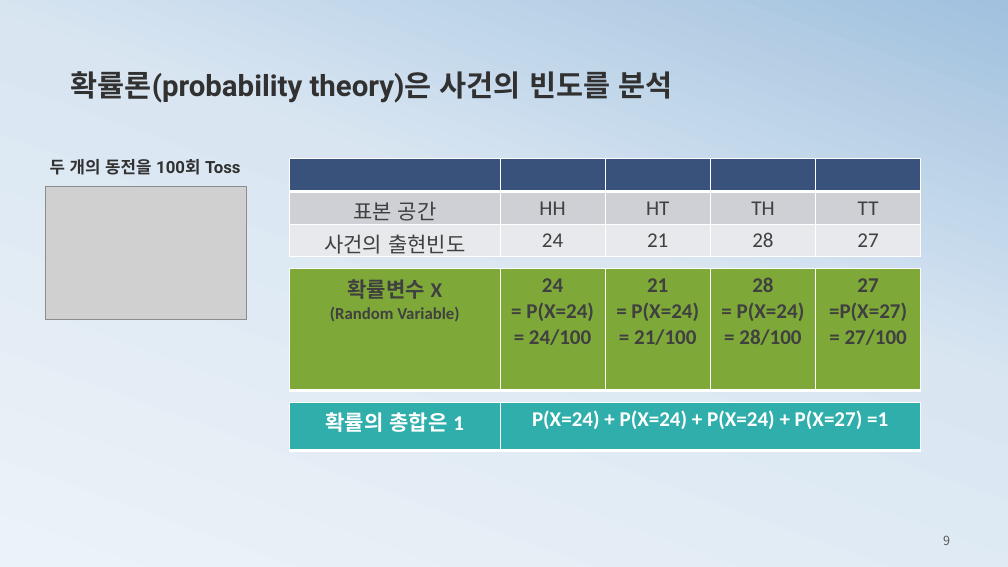
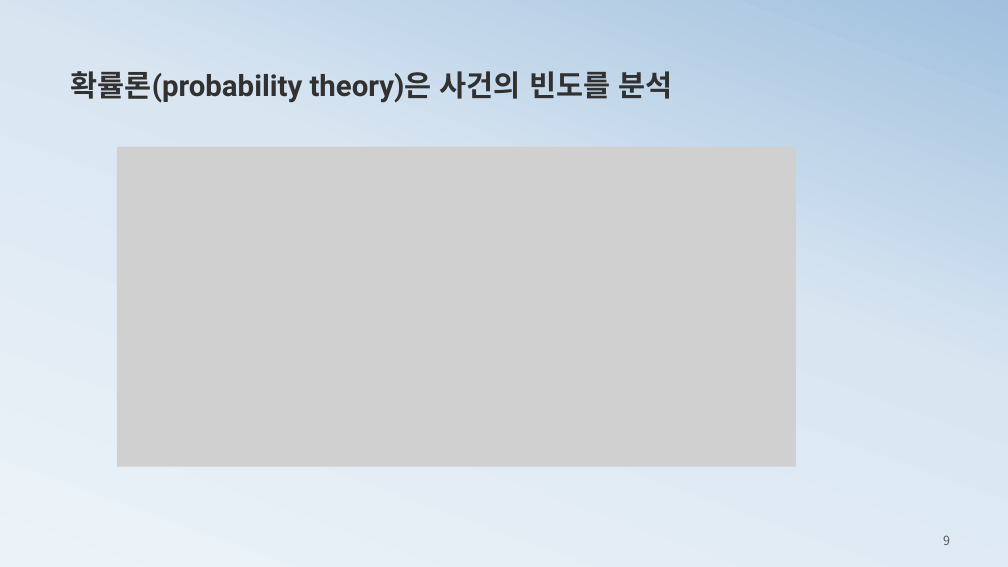
Before and after one commit to ancestor9/mathematics-for-machine-learning, a slide deck: slide 9 of 3_probability theory for machine learning.pptx. Drawn at 1008x567 pixels with LibreOffice and Linux fonts; fonts in the diff are those of the drawing; grey boxes stand for pictures. Boxes give left, top, right and bottom in pixels: in the first picture for what was removed or moved away, otherwise in the second. Text is boxed around its words. In the diff, an @@ line names an element or a change of style, - is before the commit and + after.

```diff
--- a/3_probability theory for machine learning.pptx
+++ b/3_probability theory for machine learning.pptx
@@ picture added at box(117, 147, 796, 467) @@
@@ text removed at box(50, 159, 240, 175) @@
-두 개의 동전을 100회 Toss
@@ table removed at box(290, 159, 920, 258), 3 rows, 5 columns @@
- |  |  |  | 
-표본 공간 | HH | HT | TH | TT
-사건의 출현빈도 | 24 | 21 | 28 | 27
@@ picture removed at box(45, 187, 247, 319) @@
@@ table removed at box(290, 269, 920, 391), 1 rows, 5 columns @@
-확률변수 X / (Random Variable) | 24 / = P(X=24) / = 24/100 | 21 / = P(X=24) / = 21/100 | 28 / = P(X=24) / = 28/100 | 27 / =P(X=27) / = 27/100
@@ table removed at box(290, 402, 920, 450), 1 rows, 2 columns @@
-확률의 총합은 1 | P(X=24) + P(X=24) + P(X=24) + P(X=27) =1
```
Also in this commit, not shown: 3 other slides changed, 1 slide added, 1 other file.
